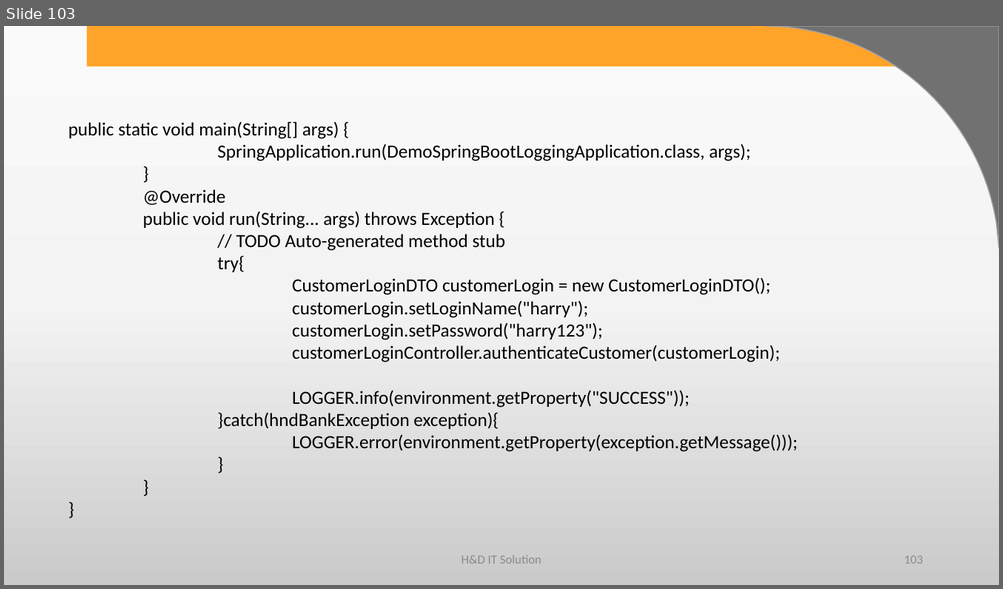
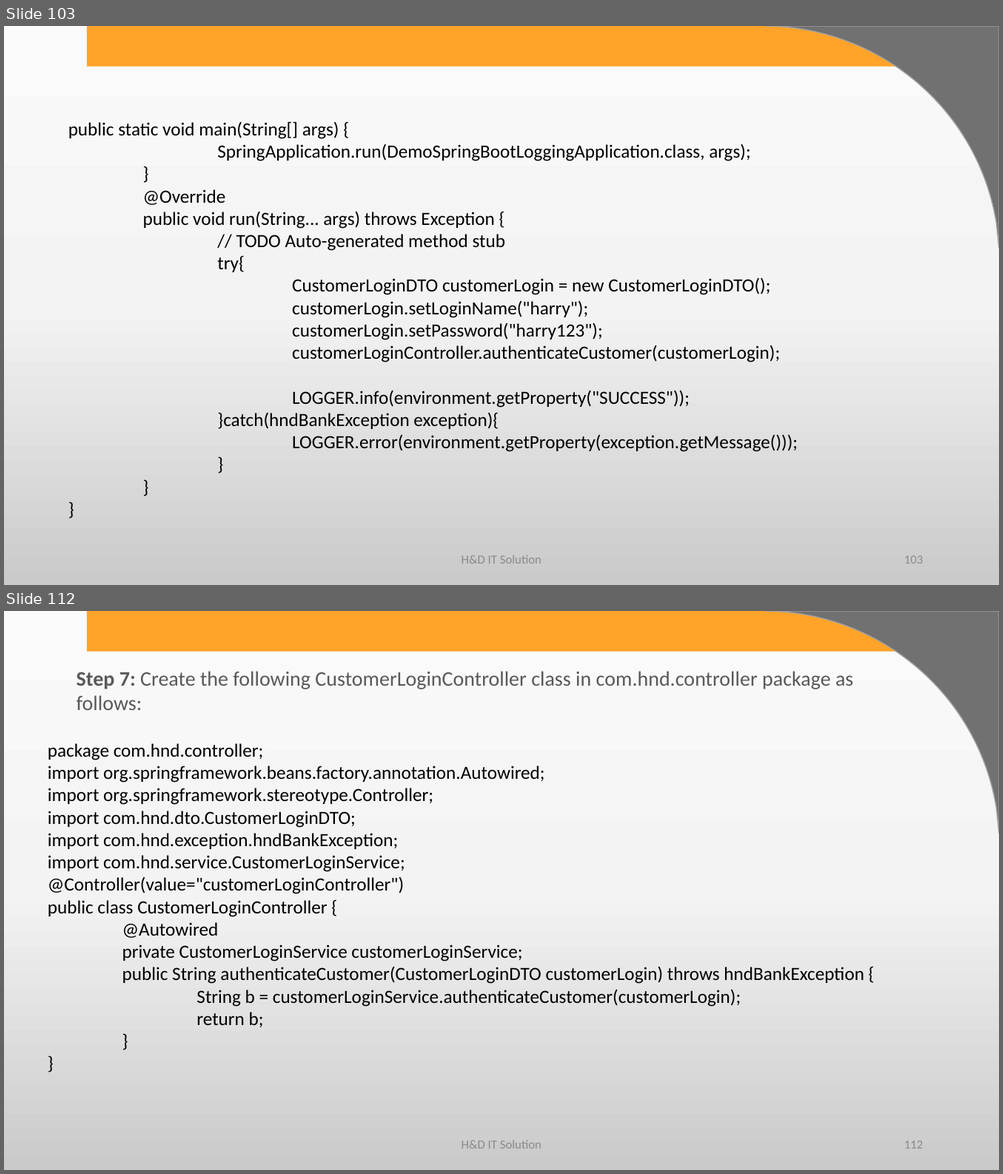
Before and after one commit to harshadasawant/spring_boot1, a slide deck: infinite/src/main/ppt/spring with service layer.pptx. Shown one above the other, each under a label of ours: slide 103 before the commit, slides 103 and 112 after it; the slides between them are not shown. The pictures are 1003x589 and 1003x1174 pixels, drawn with LibreOffice and Linux fonts; fonts in the diff are those of the drawing; background and template pictures are left out. Boxes give left, top, right and bottom in pixels: in the first picture for what was removed or moved away, otherwise in the second. Text is boxed around its words. In the diff, an @@ line names an element or a change of style, - is before the commit and + after.

```diff
--- a/infinite/src/main/ppt/spring with service layer.pptx
+++ b/infinite/src/main/ppt/spring with service layer.pptx
@@ slide 112 added at [4,611,999,1170], background gradient #FBFBFB to #F4F4F4 to #CBCBCB; not listed: 2 template elements that a slide beside it also shows @@
@@ text added at [77,671,853,710], 20 pt, text #595959 @@
+Step 7: Create the following CustomerLoginController class in com.hnd.controller package as follows:
@@ text added at [48,743,864,1028], 18 pt, text #000000 @@
+package com.hnd.controller;
+import org.springframework.beans.factory.annotation.Autowired;
+import org.springframework.stereotype.Controller;
+import com.hnd.dto.CustomerLoginDTO;
+import com.hnd.exception.hndBankException;
+import com.hnd.service.CustomerLoginService;
+@Controller(value="customerLoginController")
+public class CustomerLoginController {
+@Autowired
+private CustomerLoginService customerLoginService;
+public String authenticateCustomer(CustomerLoginDTO customerLogin) throws hndBankException {
+String b = customerLoginService.authenticateCustomer(customerLogin);
+return b;
+}
+}
@@ text added at [461,1141,541,1149], 12 pt, text #8C8C8C @@
+H&D IT Solution
@@ page number added at [904,1141,922,1149], 12 pt, text #8C8C8C @@
+112
```
Also in this commit, not shown: 12 other slides added, 3 other files.
